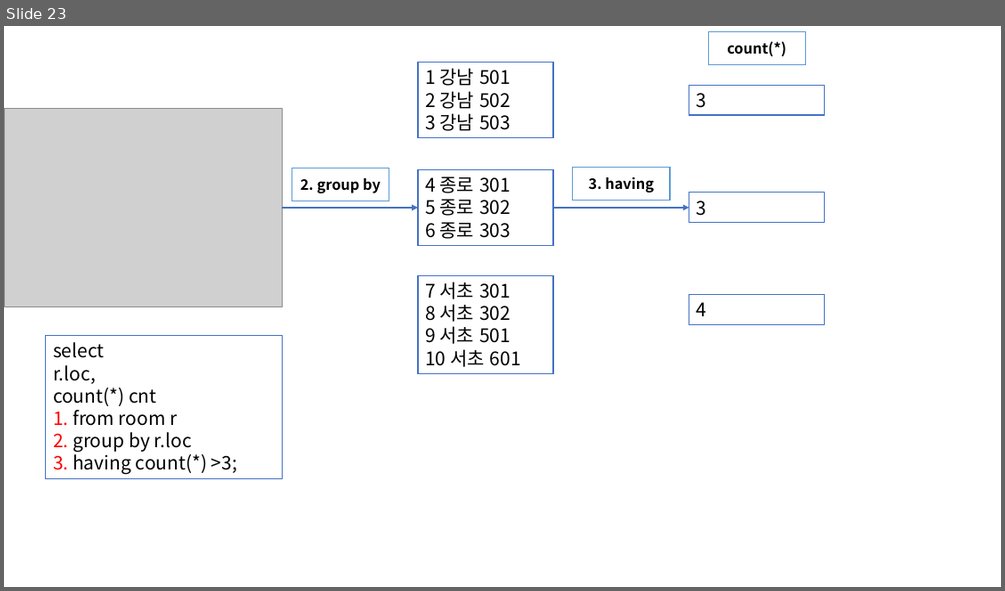
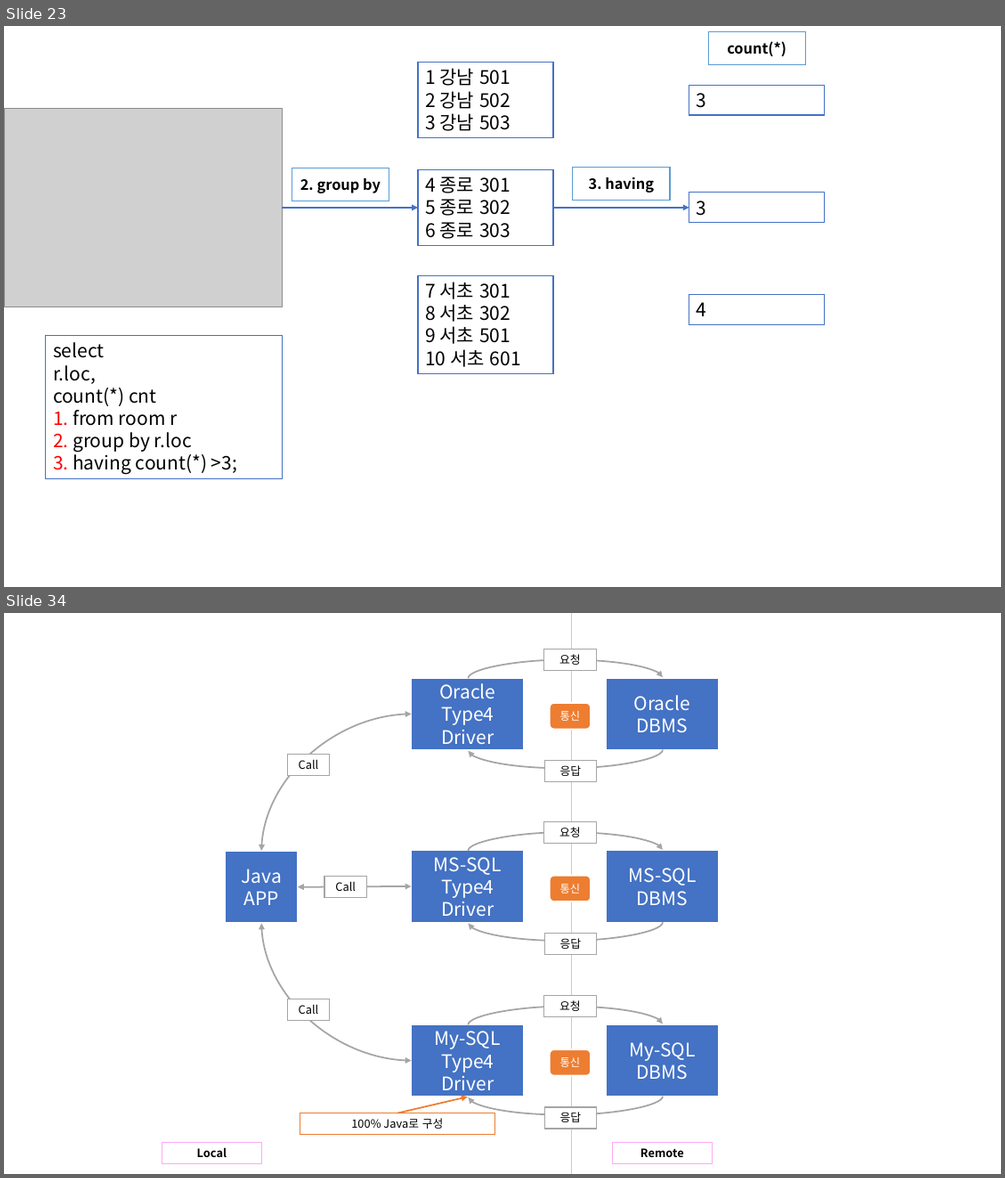
Before and after one commit to Dingadung/2022-study-workspace, a slide deck: study-note/데이터베이스/2022-09-05 내용정리.pptx. Shown one above the other, each under a label of ours: slide 23 before the commit, slides 23 and 34 after it; the slides between them are not shown. The pictures are 1005x591 and 1005x1178 pixels, drawn with LibreOffice and Linux fonts; fonts in the diff are those of the drawing; grey boxes stand for pictures. Boxes give left, top, right and bottom in pixels: in the first picture for what was removed or moved away, otherwise in the second. Text is boxed around its words. In the diff, an @@ line names an element or a change of style, - is before the commit and + after.

```diff
--- a/study-note/데이터베이스/2022-09-05 내용정리.pptx
+++ b/study-note/데이터베이스/2022-09-05 내용정리.pptx
@@ slide 34 added at [4,613,1001,1174], background #FFFFFF @@
@@ line added from (572, 613) to (572, 1174), #FDA9F7 1.5 pt @@
@@ curved arrow added from (469, 678) to (663, 677), #A5A5A5 1.5 pt @@
@@ rectangle added at [544,649,596,671], fill #FFFFFF, outline #A5A5A5 1 pt, 11 pt, text #000000 @@
+요청
@@ rectangle added at [412,678,525,751], fill #4472C4, outline #FFFFFF 1.5 pt, 18 pt, text #FFFFFF @@
+Oracle
+Type4
+Driver
@@ rectangle added at [606,678,719,751], fill #4472C4, outline #FFFFFF 1.5 pt, 18 pt, text #FFFFFF @@
+Oracle
+DBMS
@@ curved double arrow added from (261, 851) to (412, 714), #A5A5A5 1.5 pt @@
@@ rounded rectangle added at [550,703,591,729], fill #ED7D31, outline #FFFFFF 1.5 pt, 10.5 pt, text #FFFFFF @@
+통신
@@ rectangle added at [287,755,330,776], fill #FFFFFF, outline #A5A5A5 1 pt, 11 pt, text #000000 @@
+Call
@@ curved arrow added from (663, 750) to (469, 751), #A5A5A5 1.5 pt @@
@@ rectangle added at [544,761,597,782], fill #FFFFFF, outline #A5A5A5 1 pt, 11 pt, text #000000 @@
+응답
@@ rectangle added at [544,821,596,844], fill #FFFFFF, outline #A5A5A5 1 pt, 11 pt, text #000000 @@
+요청
@@ rectangle added at [226,851,298,924], fill #4472C4, outline #FFFFFF 1.5 pt, 18 pt, text #FFFFFF @@
+Java
+APP
@@ rectangle added at [412,850,525,923], fill #4472C4, outline #FFFFFF 1.5 pt, 18 pt, text #FFFFFF @@
+MS-SQL
+Type4
+Driver
@@ curved arrow added from (469, 851) to (663, 850), #A5A5A5 1.5 pt @@
@@ rectangle added at [606,850,719,923], fill #4472C4, outline #FFFFFF 1.5 pt, 18 pt, text #FFFFFF @@
+MS-SQL
+DBMS
@@ rectangle added at [324,876,367,898], fill #FFFFFF, outline #A5A5A5 1 pt, 11 pt, text #000000 @@
+Call
@@ rounded rectangle added at [550,876,591,901], fill #ED7D31, outline #FFFFFF 1.5 pt, 10.5 pt, text #FFFFFF @@
+통신
@@ curved double arrow added from (298, 887) to (412, 887), #A5A5A5 1.5 pt @@
@@ curved double arrow added from (261, 924) to (412, 1060), #A5A5A5 1.5 pt @@
@@ curved arrow added from (663, 922) to (469, 924), #A5A5A5 1.5 pt @@
@@ rectangle added at [544,933,597,955], fill #FFFFFF, outline #A5A5A5 1 pt, 11 pt, text #000000 @@
+응답
@@ rectangle added at [287,999,330,1021], fill #FFFFFF, outline #A5A5A5 1 pt, 11 pt, text #000000 @@
+Call
@@ curved arrow added from (469, 1025) to (663, 1023), #A5A5A5 1.5 pt @@
@@ rectangle added at [544,996,596,1018], fill #FFFFFF, outline #A5A5A5 1 pt, 11 pt, text #000000 @@
+요청
@@ rectangle added at [412,1024,525,1097], fill #4472C4, outline #FFFFFF 1.5 pt, 18 pt, text #FFFFFF @@
+My-SQL
+Type4
+Driver
@@ rectangle added at [606,1024,719,1097], fill #4472C4, outline #FFFFFF 1.5 pt, 18 pt, text #FFFFFF @@
+My-SQL
+DBMS
@@ rounded rectangle added at [550,1050,591,1076], fill #ED7D31, outline #FFFFFF 1.5 pt, 10.5 pt, text #FFFFFF @@
+통신
@@ rectangle added at [300,1113,494,1135], fill #FFFFFF, outline #ED7D31 1 pt, 11 pt, text #000000 @@
+100% Java로 구성
@@ arrow added from (397, 1113) to (468, 1097), #ED7D31 1.5 pt @@
@@ curved arrow added from (663, 1096) to (469, 1097), #A5A5A5 1.5 pt @@
@@ rectangle added at [544,1107,597,1129], fill #FFFFFF, outline #A5A5A5 1 pt, 11 pt, text #000000 @@
+응답
@@ rectangle added at [162,1142,262,1163], fill #FFFFFF, outline #FDA9F7 1 pt, 11 pt, text #000000, bold @@
+Local
@@ rectangle added at [613,1142,712,1163], fill #FFFFFF, outline #FDA9F7 1 pt, 11 pt, text #000000, bold @@
+Remote
```
Also in this commit, not shown: 14 other slides added, 6 slides removed, 8 other files.
